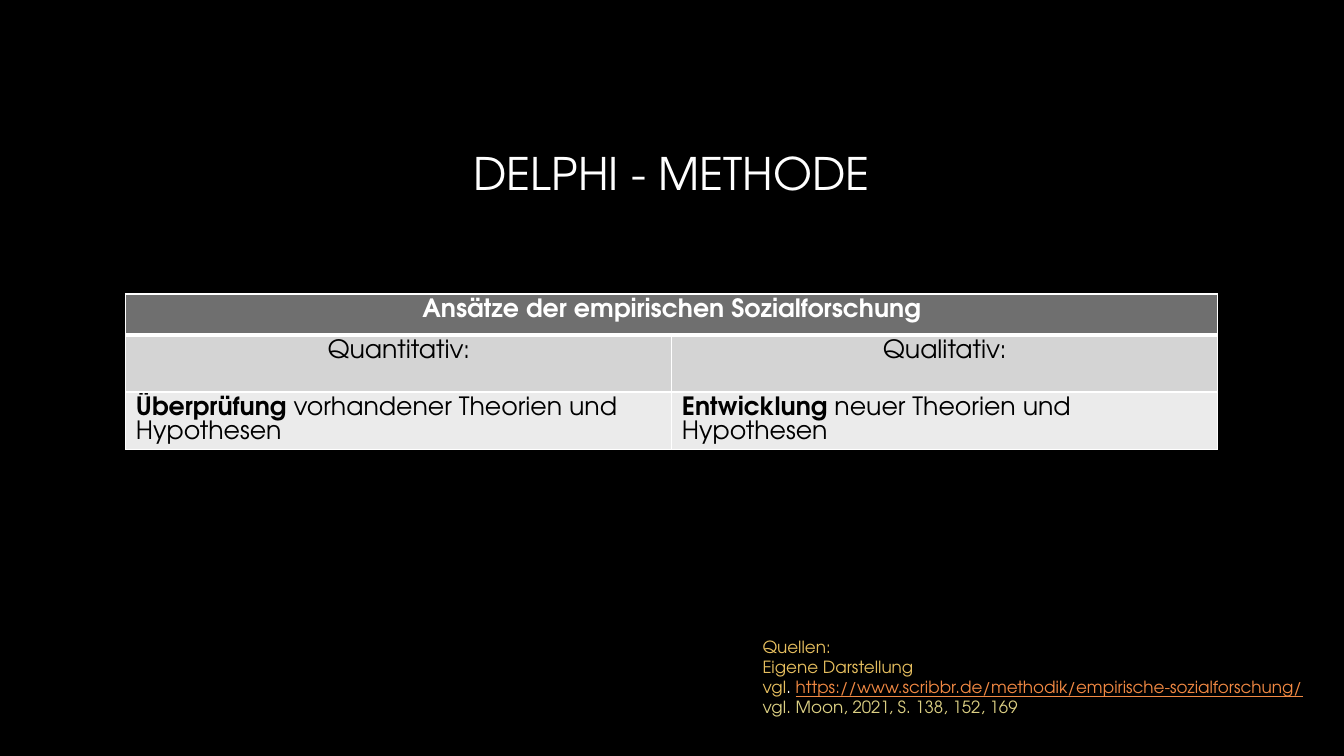
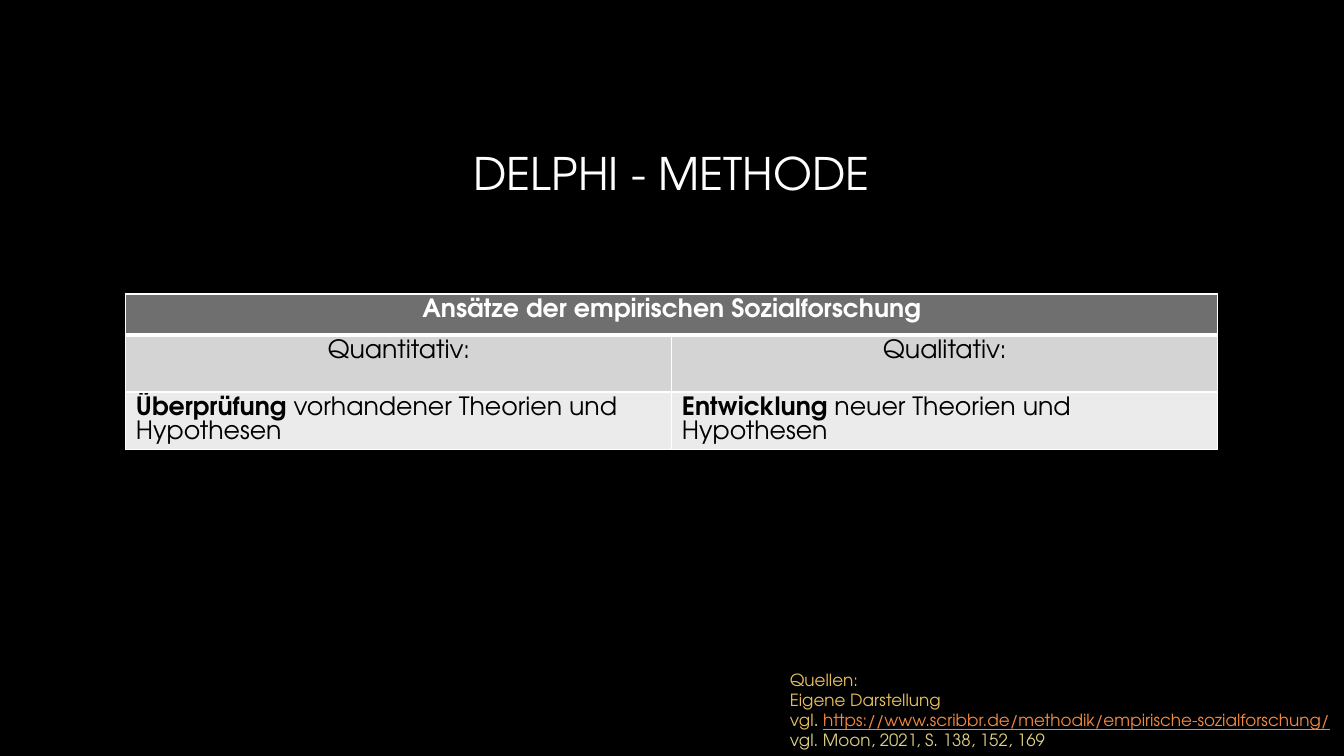
Before and after one commit to JimmyJ0ee/Projektmanagement_Q2, a slide deck: slide 10 of Vortrag A1008.pptx. Drawn at 1344x756 pixels with LibreOffice and Linux fonts; fonts in the diff are those of the drawing; background and template pictures are left out. Boxes give left, top, right and bottom in pixels: in the first picture for what was removed or moved away, otherwise in the second. Text is boxed around its words. In the diff, an @@ line names an element or a change of style, - is before the commit and + after.

```diff
--- a/Vortrag A1008.pptx
+++ b/Vortrag A1008.pptx
@@ text "Quellen:": place and size @@
-text "Quellen:" at [763, 640, 1302, 717]
+text "Quellen:" at [790, 673, 1329, 750]
```
Also in this commit, not shown: 10 other slides changed.
